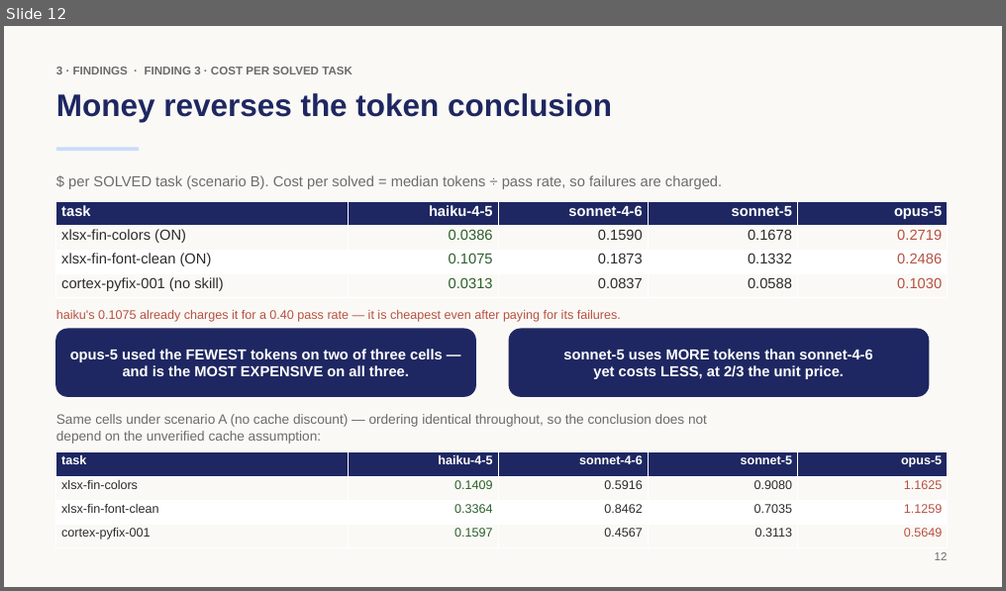
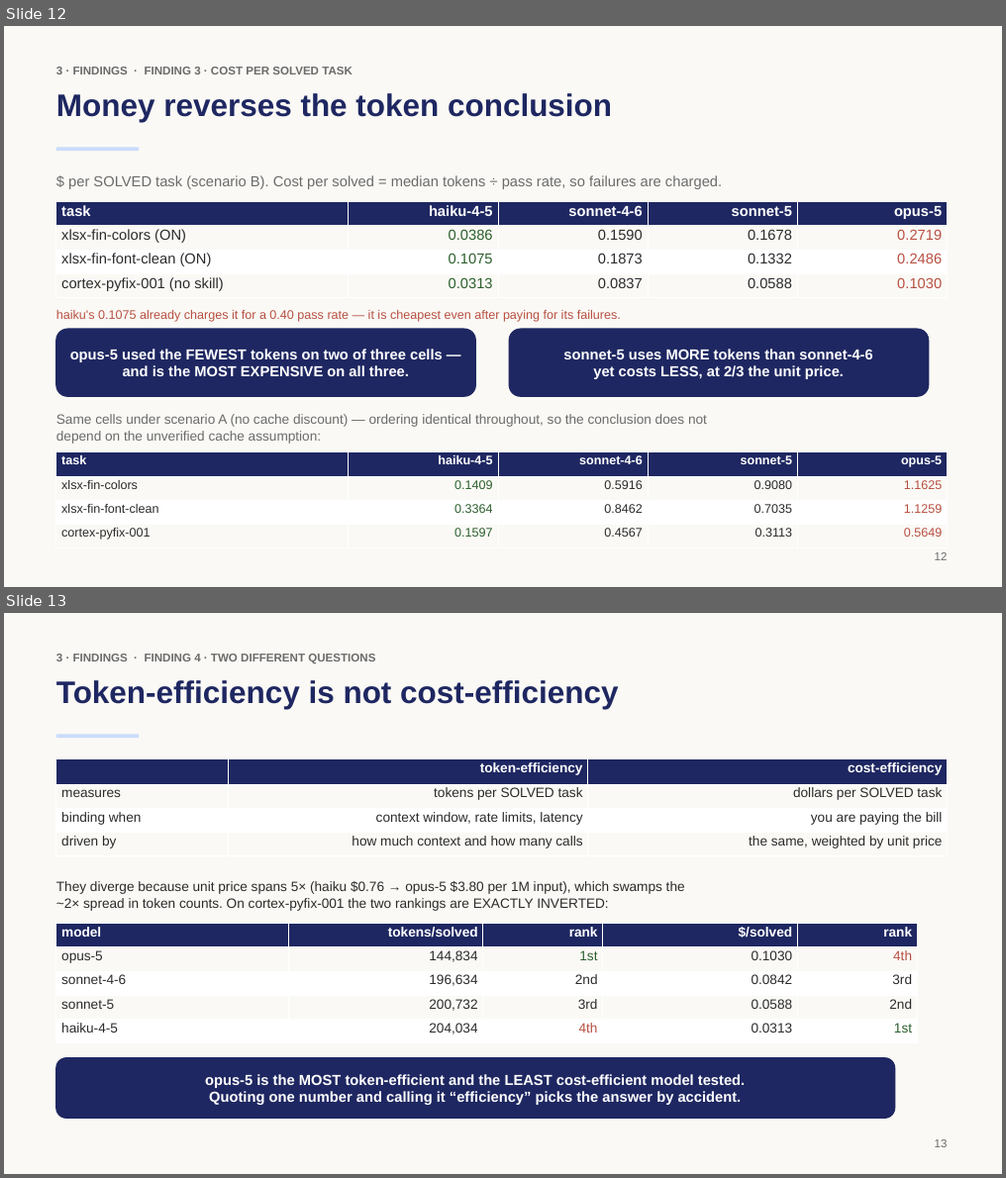
Before and after one commit to rossoctl/autobench-claudecode, a slide deck: results/autobench-claudecode-summary.pptx. Shown one above the other, each under a label of ours: slide 12 before the commit, slides 12 and 13 after it. The pictures are 1006x591 and 1006x1178 pixels, drawn with LibreOffice and Linux fonts; fonts in the diff are those of the drawing. Boxes give left, top, right and bottom in pixels: in the first picture for what was removed or moved away, otherwise in the second. Text is boxed around its words. In the diff, an @@ line names an element or a change of style, - is before the commit and + after.

```diff
--- a/results/autobench-claudecode-summary.pptx
+++ b/results/autobench-claudecode-summary.pptx
@@ slide 13 added at box(4, 613, 1002, 1174), background #FAF9F5 @@
@@ text added at box(56, 654, 375, 663), 11 pt, text #6B6B6B, bold @@
+3 · FINDINGS · FINDING 4 · TWO DIFFERENT QUESTIONS
@@ text added at box(56, 680, 618, 709), 30 pt, text #1E2761, bold @@
+Token-efficiency is not cost-efficiency
@@ rectangle added at box(56, 735, 139, 738), fill #CADCFC @@
@@ table added at box(56, 759, 947, 855), 4 rows, 3 columns @@
+ | token-efficiency | cost-efficiency
+measures | tokens per SOLVED task | dollars per SOLVED task
+binding when | context window, rate limits, latency | you are paying the bill
+driven by | how much context and how many calls | the same, weighted by unit price
@@ text added at box(56, 881, 685, 911), 13 pt, text #2B2B2B @@
+They diverge because unit price spans 5× (haiku $0.76 → opus-5 $3.80 per 1M input), which swamps the
+~2× spread in token counts. On cortex-pyfix-001 the two rankings are EXACTLY INVERTED:
@@ table added at box(56, 924, 918, 1044), 5 rows, 5 columns @@
+model | tokens/solved | rank | $/solved | rank
+opus-5 | 144,834 | 1st | 0.1030 | 4th
+sonnet-4-6 | 196,634 | 2nd | 0.0842 | 3rd
+sonnet-5 | 200,732 | 3rd | 0.0588 | 2nd
+haiku-4-5 | 204,034 | 4th | 0.0313 | 1st
@@ rounded rectangle added at box(56, 1059, 895, 1118), fill #1E2761, outline #1E2761 1.25 pt, 14 pt, text #FFFFFF, bold @@
+opus-5 is the MOST token-efficient and the LEAST cost-efficient model tested.
+Quoting one number and calling it “efficiency” picks the answer by accident.
@@ text added at box(935, 1140, 947, 1148), 11 pt, text #6B6B6B @@
+13
```
Also in this commit, not shown: 7 slides changed, 2 other files.
